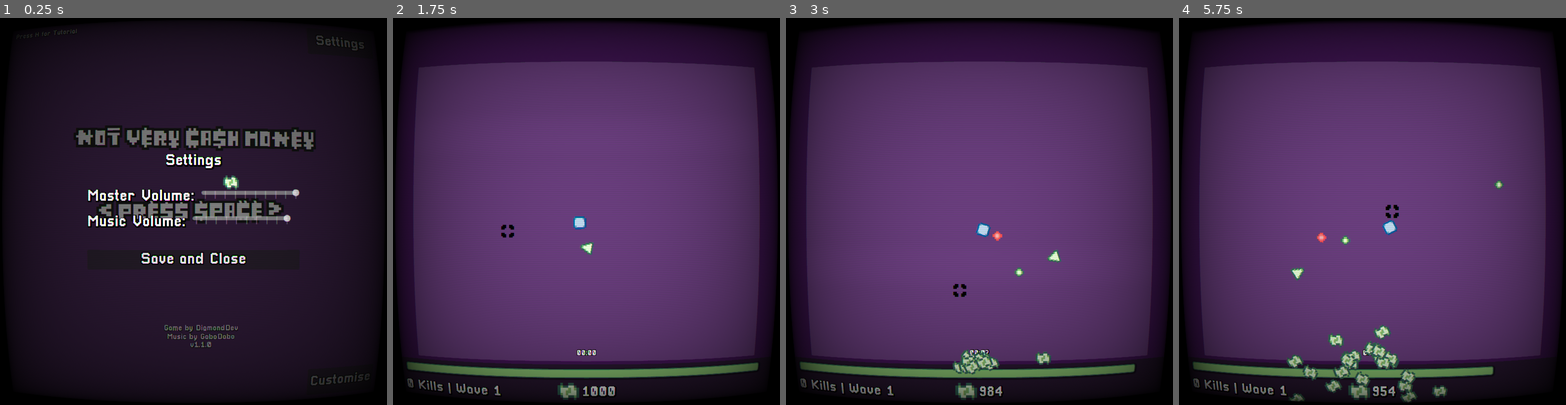
Above: before the commit, frames 1-4 (left to right).
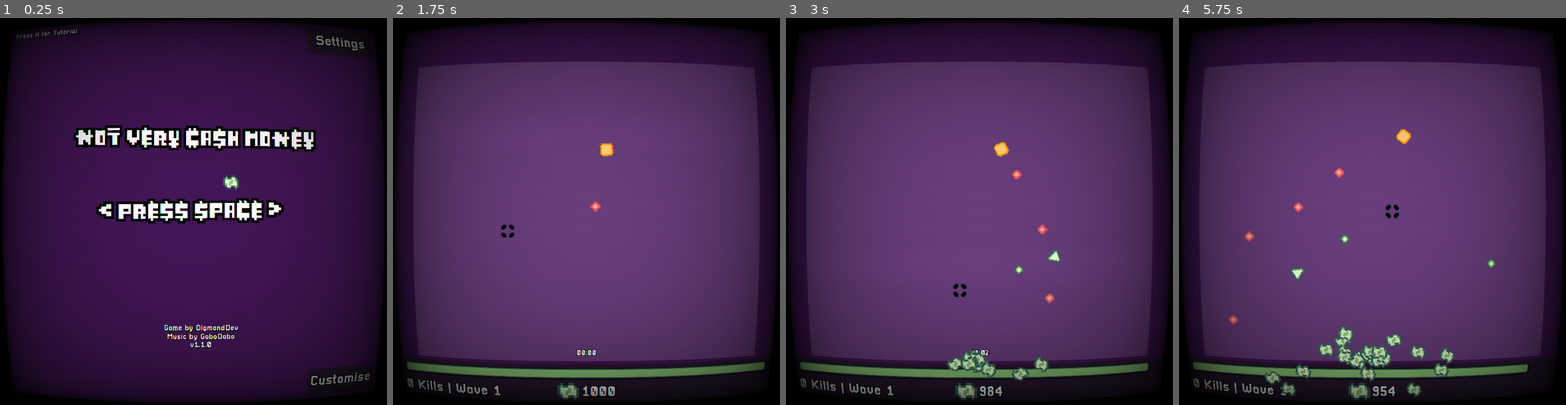
Above: after the commit, the same moments.

Repository: diamonddevv/nvcm-src
Game: Godot game, scene res://scene/main_menu.tscn
Two runs of this game, one before a commit and one after it. Both use one fixed random seed, a clock stepped at 60 frames per second and the inputs below.
Inputs (mouse positions are in pixels of both pictures, inside the frame that each line leads up to):
- Up to frame 1 (0.25 s): no input
- Up to frame 2 (1.75 s): tap H at 0.5, 1.25 s; move the mouse to (671, 192) at 0.52 s; press the mouse at (671, 192) at 0.53 s; hold D (move_right) 0.53-1.28 s; move the mouse to (509, 230) at 1.27 s; release the mouse at (509, 230) at 1.28 s; hold S (move_down) from 1.28 s (still down); tap Space (space_action) at 1.35 s
- Up to frame 3 (3 s): move the mouse to (1018, 126) at 2.02 s; release S (move_down) at 2.03 s; hold D (move_right) 2.03-2.78 s; hold H 2.03-2.78 s; move the mouse to (960, 288) at 2.77 s; hold W (move_up) from 2.78 s (still down); click (960, 288) at 2.85 s
- Up to frame 4 (5.75 s): move the mouse to (1488, 269) at 3.52 s; release W (move_up) at 3.53 s; hold A (move_left) 3.53-5.03 s; tap Space (space_action) at 3.6 s; move the mouse to (1256, 153) at 4.27 s; tap H at 4.35 s; move the mouse to (1391, 211) at 5.02 s; press the mouse at (1391, 211) at 5.03 s; hold S (move_down) from 5.03 s (still down)

The runs differ from the first frame. In frame 1, 60% of the frame differs, in the area x 4-96%, y 2-95%; in frame 2, 0.4%; in frame 3, 1.3%; in frame 4, 3.5%.

Commit message:
new setting

Diff:
--- a/obj/menu/customise_panel.tscn
+++ b/obj/menu/customise_panel.tscn
@@ -2,9 +2,10 @@
 
 [ext_resource type="Script" path="res://script/menu/customise_panel.gd" id="1_xavlk"]
 [ext_resource type="LabelSettings" uid="uid://bvmmjlelxrcnq" path="res://resource/hackertext.tres" id="2_8owt4"]
+[ext_resource type="FontFile" uid="uid://dga8klli6eiei" path="res://resource/CourierPrime-Regular.ttf" id="3_00u4k"]
 
 [sub_resource type="StyleBoxFlat" id="StyleBoxFlat_des3a"]
-bg_color = Color(0, 0.784314, 0, 0.784314)
+bg_color = Color(0, 0.78, 0, 0.862745)
 border_width_left = 25
 border_width_top = 25
 border_width_right = 25
@@ -13,10 +14,6 @@
 border_blend = true
 
 [sub_resource type="StyleBoxEmpty" id="StyleBoxEmpty_c4epi"]
-
-[sub_resource type="SystemFont" id="SystemFont_hcbjn"]
-font_names = PackedStringArray("Consolas")
-subpixel_positioning = 0
 
 [node name="CustomisePanel" type="Panel"]
 anchors_preset = 15
@@ -82,6 +79,7 @@
 [node name="LineEdit" type="LineEdit" parent="CenterContainer/VBoxContainer/Seed"]
 layout_mode = 2
 size_flags_horizontal = 3
+theme_override_fonts/font = ExtResource("3_00u4k")
 placeholder_text = "Enter Seed"
 expand_to_text_length = true
 
@@ -89,7 +87,7 @@
 layout_mode = 2
 theme_override_colors/font_color = Color(0, 0, 0, 1)
 theme_override_constants/outline_size = 1
-theme_override_fonts/font = SubResource("SystemFont_hcbjn")
+theme_override_fonts/font = ExtResource("3_00u4k")
 theme_override_font_sizes/font_size = 32
 text = "Close"
 flat = true
--- a/obj/menu/settings_panel.tscn
+++ b/obj/menu/settings_panel.tscn
@@ -71,6 +71,18 @@
 tick_count = 10
 ticks_on_borders = true
 
+[node name="MenuParticles" type="HBoxContainer" parent="CenterContainer/VBoxContainer"]
+layout_mode = 2
+
+[node name="Label" type="Label" parent="CenterContainer/VBoxContainer/MenuParticles"]
+layout_mode = 2
+text = "Menu Money Particles: "
+label_settings = ExtResource("2_id1mk")
+horizontal_alignment = 1
+
+[node name="CheckButton" type="CheckButton" parent="CenterContainer/VBoxContainer/MenuParticles"]
+layout_mode = 2
+
 [node name="Sep2" type="Control" parent="CenterContainer/VBoxContainer"]
 layout_mode = 2
 
--- a/resource/hackertext.tres
+++ b/resource/hackertext.tres
@@ -1,10 +1,9 @@
 [gd_resource type="LabelSettings" load_steps=2 format=3 uid="uid://bvmmjlelxrcnq"]
 
-[sub_resource type="SystemFont" id="SystemFont_1er75"]
-font_names = PackedStringArray("Consolas")
+[ext_resource type="FontFile" uid="uid://dga8klli6eiei" path="res://resource/CourierPrime-Regular.ttf" id="1_dp5db"]
 
 [resource]
-font = SubResource("SystemFont_1er75")
+font = ExtResource("1_dp5db")
 font_size = 32
 font_color = Color(0, 0, 0, 1)
 outline_size = 1
--- a/scene/main_menu.tscn
+++ b/scene/main_menu.tscn
@@ -236,16 +236,20 @@
 "
 
 [node name="SettingsPanel" parent="." instance=ExtResource("7_sc5gb")]
+visible = false
 layout_mode = 0
 anchors_preset = 0
 anchor_top = 0.0
 anchor_right = 0.0
 anchor_bottom = 0.0
+offset_top = 0.0
 offset_right = 800.0
+offset_bottom = 800.0
 grow_horizontal = 1
 grow_vertical = 1
 
 [node name="CustomisePanel" parent="." instance=ExtResource("8_3oid6")]
+visible = false
 layout_mode = 0
 anchors_preset = 0
 anchor_right = 0.0
--- a/script/game/game_manager.gd
+++ b/script/game/game_manager.gd
@@ -13,8 +13,6 @@
 @onready var player: Player = $Player
 @onready var pause_ol: PauseOverlay = $Pause
 @onready var camera: Camera2D = $Camera2D
-
-var rng: RandomNumberGenerator
 
 var current_wave: Array[Enemy] = []
 var next_wave_size: int = 1
@@ -34,11 +32,9 @@
 func _ready():
 
 	# set up randomness
-	rng = RandomNumberGenerator.new()
-	if GlobalManager.has_set_seed:
-		rng.seed = GlobalManager.set_seed.hash()
-	else:
-		rng.randomize()
+	if not GlobalManager.has_set_seed:
+		GlobalManager.set_seed = str(hash(Time.get_unix_time_from_system()))
+	seed(GlobalManager.set_seed.hash())
 
 	GlobalManager.game_manager = self
 	hud.player = player
--- a/script/game/unit/player.gd
+++ b/script/game/unit/player.gd
@@ -62,7 +62,7 @@
 		"time_alive": time_alive,
 		"money": money,
 		"spent": spent,
-		"seed": GlobalManager.game_manager.rng.seed if not GlobalManager.has_set_seed else GlobalManager.set_seed
+		"seed": GlobalManager.set_seed
 	}
 
 func on_kill(killed: Enemy):
--- a/script/menu/main_menu.gd
+++ b/script/menu/main_menu.gd
@@ -28,10 +28,16 @@
 	v%s
 	""" % ProjectSettings.get_setting("application/config/version")
 
+	settings_panel.position = Vector2(0, -settings_panel.size.y)
+	customise_panel.position = Vector2(customise_panel.size.x, 0)
+
+	settings_panel.show()
+	customise_panel.show()
+
 func _process(delta: float):
 	super._process(delta)
 
-	if get_global_mouse_position().distance_squared_to(_last_mpos) >= 50 * 50:
+	if GlobalManager.save_data.menu_particles and get_global_mouse_position().distance_squared_to(_last_mpos) >= 50 * 50:
 		var p: CPUParticles2D = Hud.money_particle.instantiate()
 		p.finished.connect(func(): p.queue_free())
 		p.global_position = get_global_mouse_position()
--- a/script/menu/settings_panel.gd
+++ b/script/menu/settings_panel.gd
@@ -5,15 +5,17 @@
 
 @onready var master_volume_slider: HSlider = $CenterContainer/VBoxContainer/MasterVolume/Slider
 @onready var music_volume_slider: HSlider = $CenterContainer/VBoxContainer/MusicVolume/Slider
+@onready var menu_particles: CheckButton = $CenterContainer/VBoxContainer/MenuParticles/CheckButton
 
 func _ready():
 	master_volume_slider.value = GlobalManager.save_data.master_volume * master_volume_slider.max_value
 	music_volume_slider.value = GlobalManager.save_data.music_volume * music_volume_slider.max_value
+	menu_particles.button_pressed = GlobalManager.save_data.menu_particles
 
 func save():
 	GlobalManager.save_data.master_volume = master_volume_slider.value / master_volume_slider.max_value
 	GlobalManager.save_data.music_volume = music_volume_slider.value / music_volume_slider.max_value
+	GlobalManager.save_data.menu_particles = menu_particles.button_pressed
 
 	GlobalManager.apply_settings()
-
 	close.emit()
--- a/script/resource/save_data.gd
+++ b/script/resource/save_data.gd
@@ -6,6 +6,7 @@
 @export_category("Settings")
 @export var master_volume: float = 1.0
 @export var music_volume: float = 1.0
+@export var menu_particles: bool = true
 
 @export_category("High Scores")
 @export var highest_floor_reached: int = -1
Binary file added: resource/CourierPrime-Regular.ttf
Not shown, added: resource/CourierPrime-Regular.ttf.import
